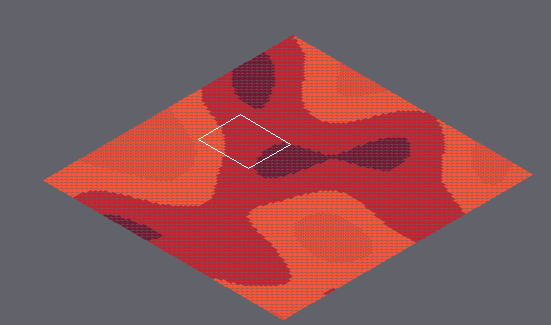
An edit to a level. Tiled map, marswars/out/production/resources/mapAssets/tmap.tmx. The first picture is a wide view before the edit; the outline marks the close-up.
Close-up. The starting point:
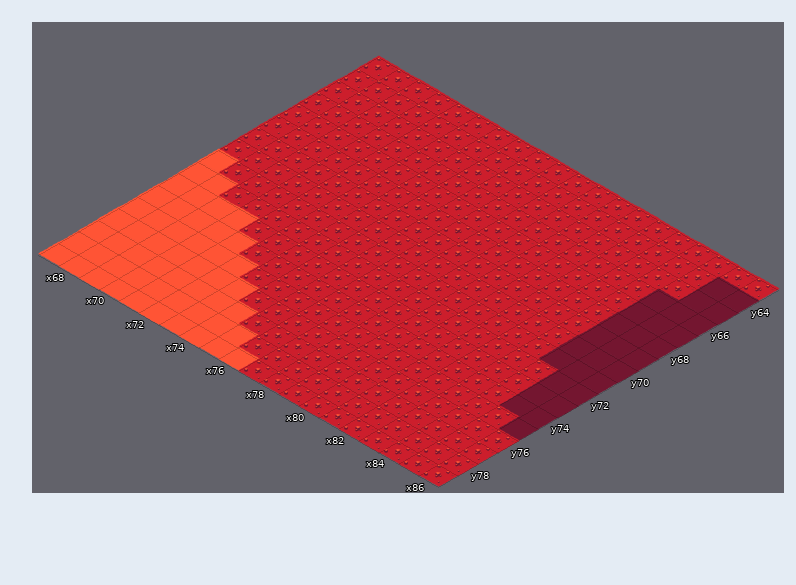
Cells are 55x32 px. Isometric: x runs down to the right, y down to the left. Shown: x 67..86, y 63..79. The commit also changed other parts of the map, which this record leaves out. The old version is drawn lined up with the new one.
Now the later version:
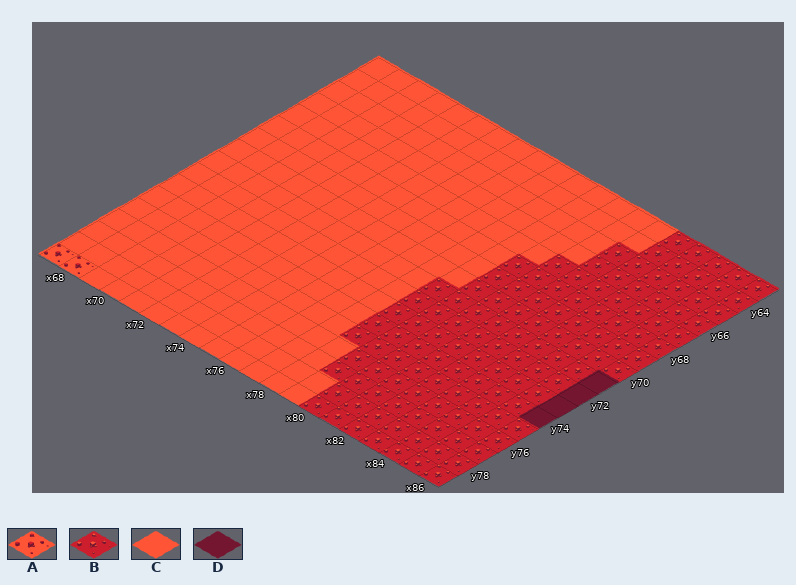
Key: from "tileset1": A 10 "mars006", B 11 "mars007", C 15 "tile001", D 17 "tile003".
_ is an empty cell.
The exact change:
map size 100x100 -> 150x150 cells (old content now starts at 50,25; both pictures use the new coordinates)
Layer "Tile Layer 1":
y 63: x 67..81 BBBBBBBBBBBBBBB -> CCCCCCCCCCCCCCC
y 64: x 67..81 BBBBBBBBBBBBBBB -> CCCCCCCCCCCCCCC; x 85..86 DD -> BB
y 65: x 67..80 BBBBBBBBBBBBBB -> CCCCCCCCCCCCCC; x 85..86 DD -> BB
y 66: x 67..80 BBBBBBBBBBBBBB -> CCCCCCCCCCCCCC; x 84..86 DDD -> BBB
y 67: x 67..79 BBBBBBBBBBBBB -> CCCCCCCCCCCCC; x 84..86 DDD -> BBB
y 68..70: x 67..78 BBBBBBBBBBBB -> CCCCCCCCCCCC; x 84..86 DDD -> BBB
y 71: x 68..77 BBBBBBBBBB -> CCCCCCCCCC; x 84..85 DD -> BB
y 72: x 69..77 BBBBBBBBB -> CCCCCCCCC; x 85 D -> B
y 73: x 71..77 BBBBBBB -> CCCCCCC; x 85 D -> B
y 74: x 72..77 BBBBBB -> CCCCCC; x 85 D -> B
y 75: x 73..77 BBBBB -> CCCCC; x 86 D -> B
y 76: x 74..78 BBBBB -> CCCCC
y 77: x 75..78 BBBB -> CCCC
y 78: x 76..79 BBBB -> CCCC
y 79: x 67..68 CC -> AA; x 77..79 BBB -> CCC
Pixel boxes of the changes (left, top, right, bottom) in both close-ups:
changed: (219, 55, 760, 441)
changed: (44, 243, 94, 274)
